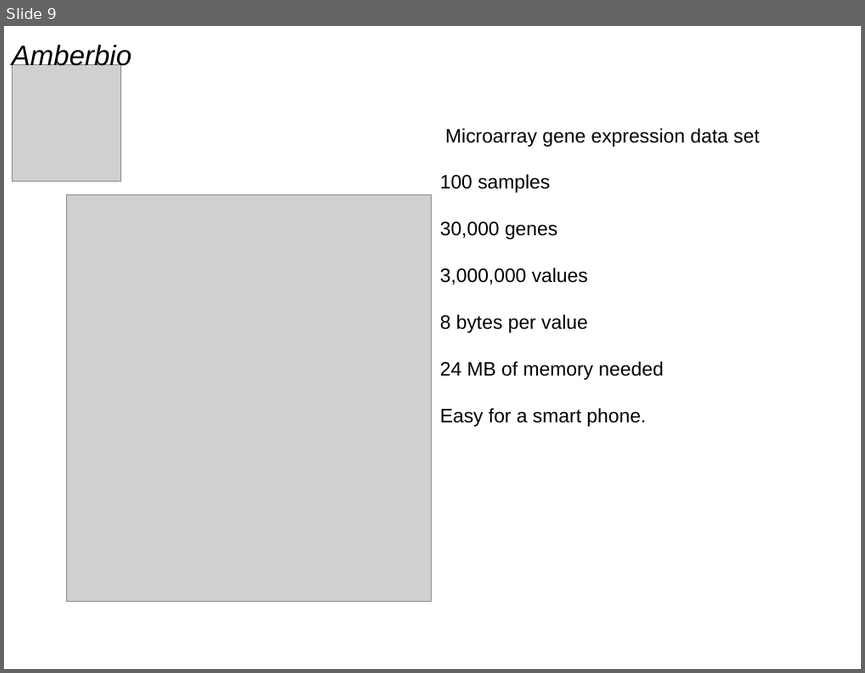
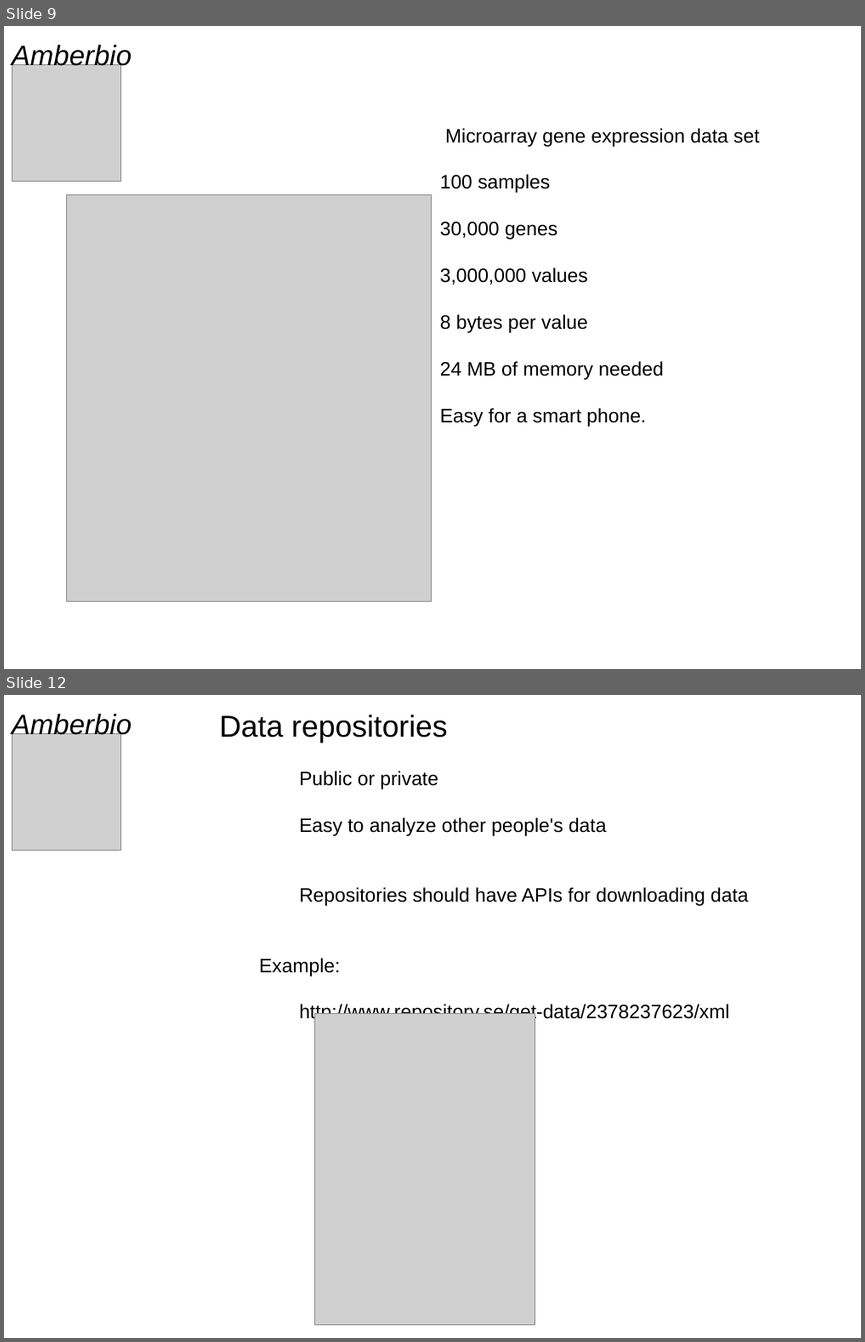
Before and after one commit to morten-krogh/amberbio-www, a slide deck: presentations/BigData.odp. Shown one above the other, each under a label of ours: slide 9 before the commit, slides 9 and 12 after it; the slides between them are not shown. The pictures are 865x673 and 865x1342 pixels, drawn with LibreOffice and Linux fonts; fonts in the diff are those of the drawing; grey boxes stand for pictures. Boxes give left, top, right and bottom in pixels: in the first picture for what was removed or moved away, otherwise in the second. Text is boxed around its words. In the diff, an @@ line names an element or a change of style, - is before the commit and + after.

Commit message:
big data presentation

```diff
--- a/presentations/BigData.odp
+++ b/presentations/BigData.odp
@@ slide 12 added at <box>4,695,861,1338</box>, background #FFFFFF @@
@@ text added at <box>12,714,132,740</box>, 26 pt, text #000000, italic @@
+Amberbio
@@ text added at <box>219,715,748,1023</box>, 18 pt, text #000000 @@
+Data repositories
+Public or private
+Easy to analyze other people's data
+Repositories should have APIs for downloading data
+Example:
+http://www.repository.se/get-data/2378237623/xml
@@ picture added at <box>12,734,120,851</box> @@
@@ picture added at <box>315,1014,535,1325</box> @@
```
Also in this commit, not shown: 2 other slides added.
